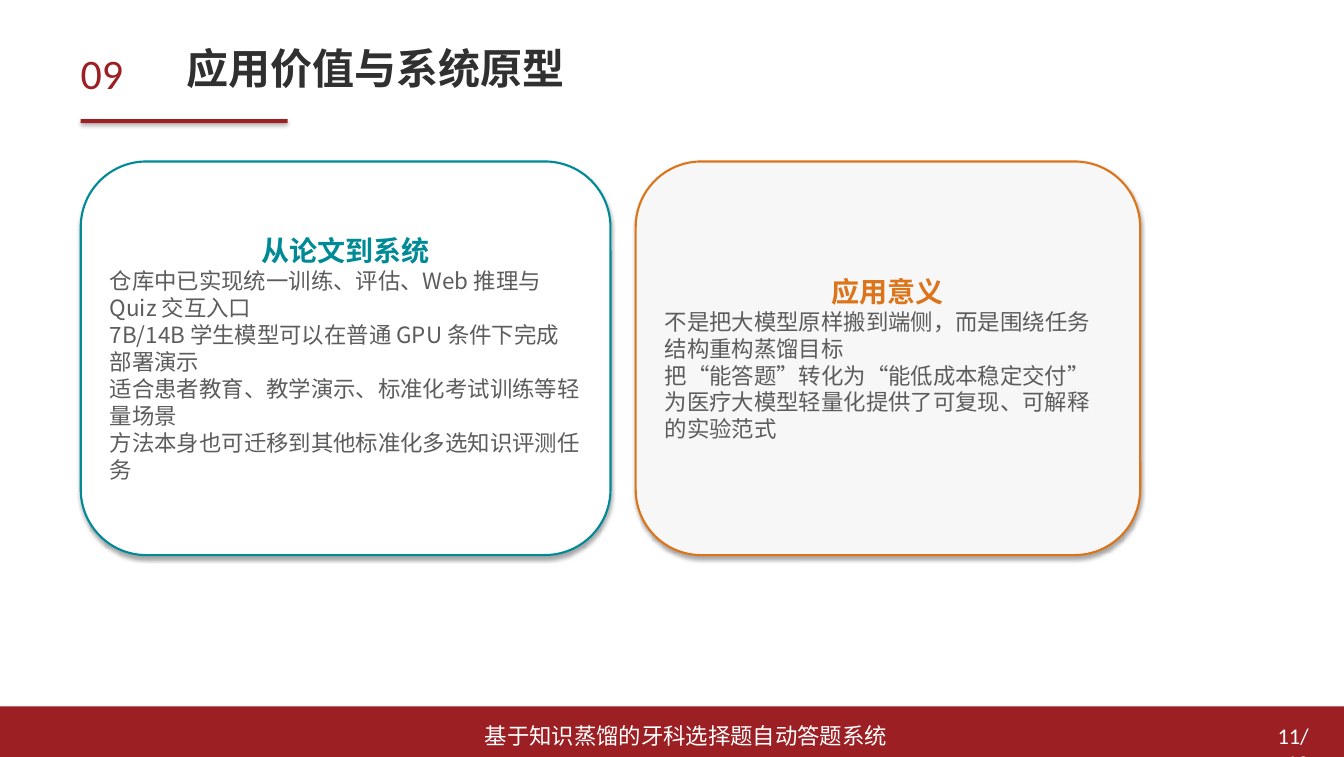
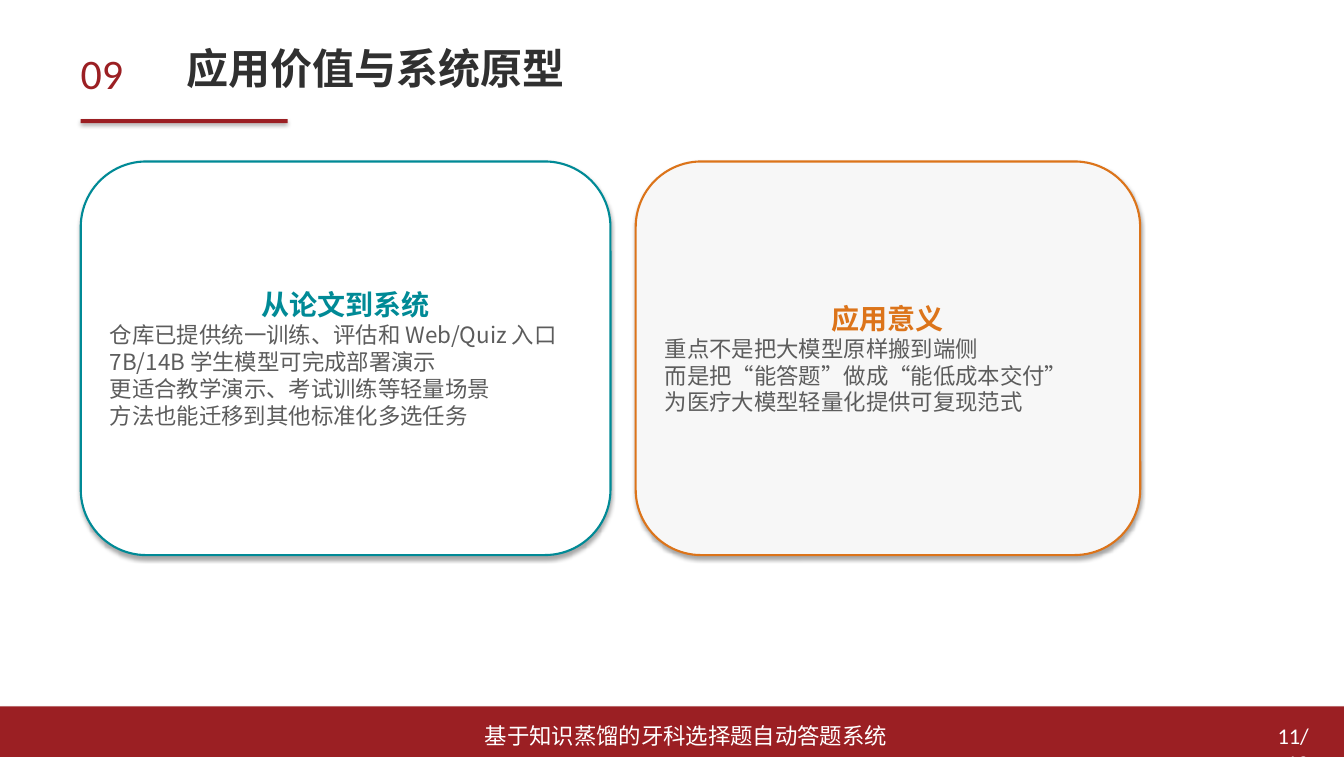
Before and after one commit to arthaschan/mentalDistill, a slide deck: slide 11 of thesis/答辩/论文汇报PPT_模板风格版.pptx. Drawn at 1344x757 pixels with LibreOffice and Linux fonts; fonts in the diff are those of the drawing. Boxes give left, top, right and bottom in pixels: in the first picture for what was removed or moved away, otherwise in the second. Text is boxed around its words. In the diff, an @@ line names an element or a change of style, - is before the commit and + after.

```diff
--- a/thesis/答辩/论文汇报PPT_模板风格版.pptx
+++ b/thesis/答辩/论文汇报PPT_模板风格版.pptx
@@ text in rounded rectangle at (x1=110, y1=324, x2=557, y2=426): text changed @@
-仓库中已实现统一训练、评估、Web 推理与 Quiz 交互入口
-7B/14B 学生模型可以在普通 GPU 条件下完成部署演示
-适合患者教育、教学演示、标准化考试训练等轻量场景
-方法本身也可迁移到其他标准化多选知识评测任务
+仓库已提供统一训练、评估和 Web/Quiz 入口
+7B/14B 学生模型可完成部署演示
+更适合教学演示、考试训练等轻量场景
+方法也能迁移到其他标准化多选任务
@@ text in rounded rectangle at (x1=665, y1=338, x2=1068, y2=412): text changed @@
-不是把大模型原样搬到端侧，而是围绕任务结构重构蒸馏目标
-把“能答题”转化为“能低成本稳定交付”
-为医疗大模型轻量化提供了可复现、可解释的实验范式
+重点不是把大模型原样搬到端侧
+而是把“能答题”做成“能低成本交付”
+为医疗大模型轻量化提供可复现范式
```
Also in this commit, not shown: 11 other slides changed, 10 other files.
